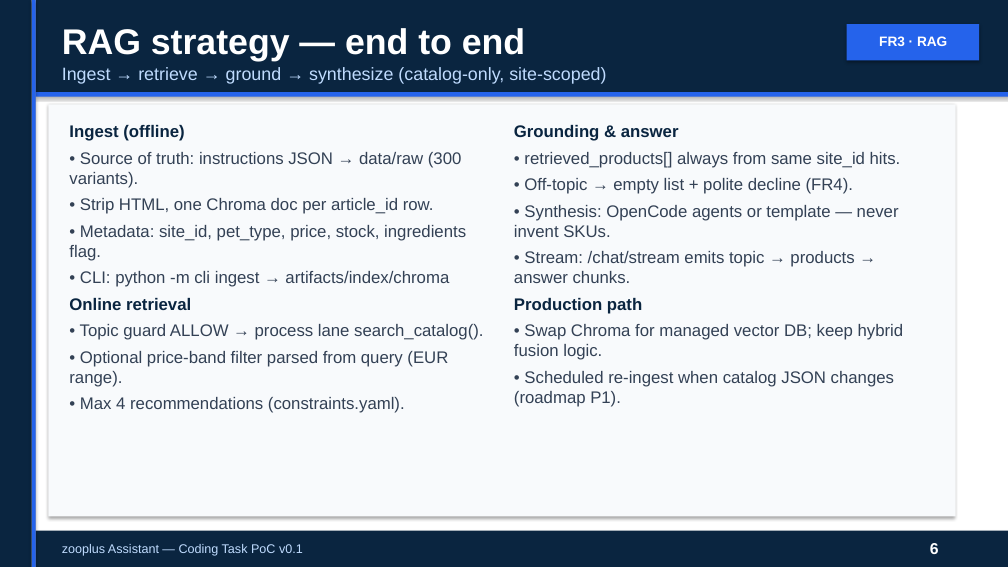
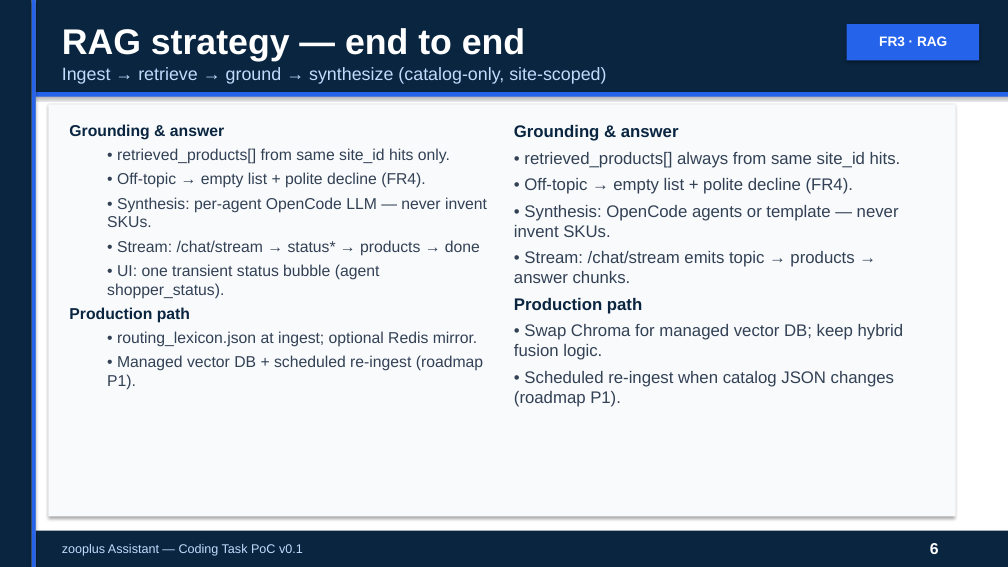
Before and after one commit to peluzzza/PoCAssistantZooplus, a slide deck: slide 6 of docs/deliverables/v0.1/zooplus-assistant-interview-15min-pro.pptx. Drawn at 1008x567 pixels with LibreOffice and Linux fonts; fonts in the diff are those of the drawing. Boxes give left, top, right and bottom in pixels: in the first picture for what was removed or moved away, otherwise in the second. Text is boxed around its words. In the diff, an @@ line names an element or a change of style, - is before the commit and + after.

```diff
--- a/docs/deliverables/v0.1/zooplus-assistant-interview-15min-pro.pptx
+++ b/docs/deliverables/v0.1/zooplus-assistant-interview-15min-pro.pptx
@@ text at (69, 124, 487, 390): text changed; size 16 to 15 pt @@
-Ingest (offline)
-• Source of truth: instructions JSON → data/raw (300 variants).
-• Strip HTML, one Chroma doc per article_id row.
-• Metadata: site_id, pet_type, price, stock, ingredients flag.
-• CLI: python -m cli ingest → artifacts/index/chroma
-Online retrieval
-• Topic guard ALLOW → process lane search_catalog().
-• Optional price-band filter parsed from query (EUR range).
-• Max 4 recommendations (constraints.yaml).
+Grounding & answer
+  • retrieved_products[] from same site_id hits only.
+  • Off-topic → empty list + polite decline (FR4).
+  • Synthesis: per-agent OpenCode LLM — never invent SKUs.
+  • Stream: /chat/stream → status* → products → done
+  • UI: one transient status bubble (agent shopper_status).
+Production path
+  • routing_lexicon.json at ingest; optional Redis mirror.
+  • Managed vector DB + scheduled re-ingest (roadmap P1).
```
Also in this commit, not shown: 3 other slides changed, 5 other files.
